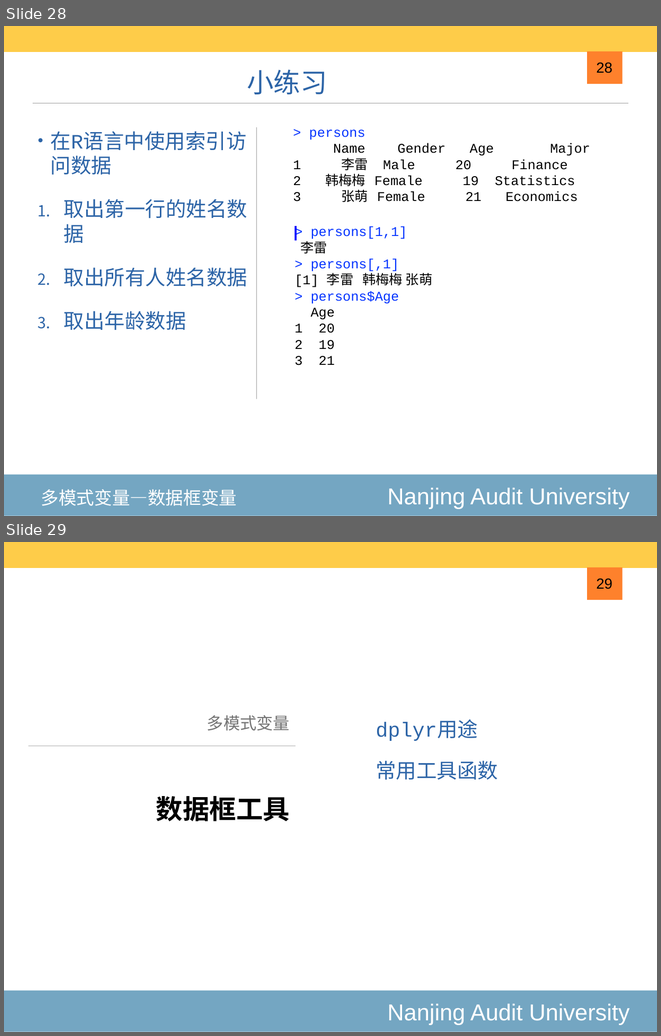
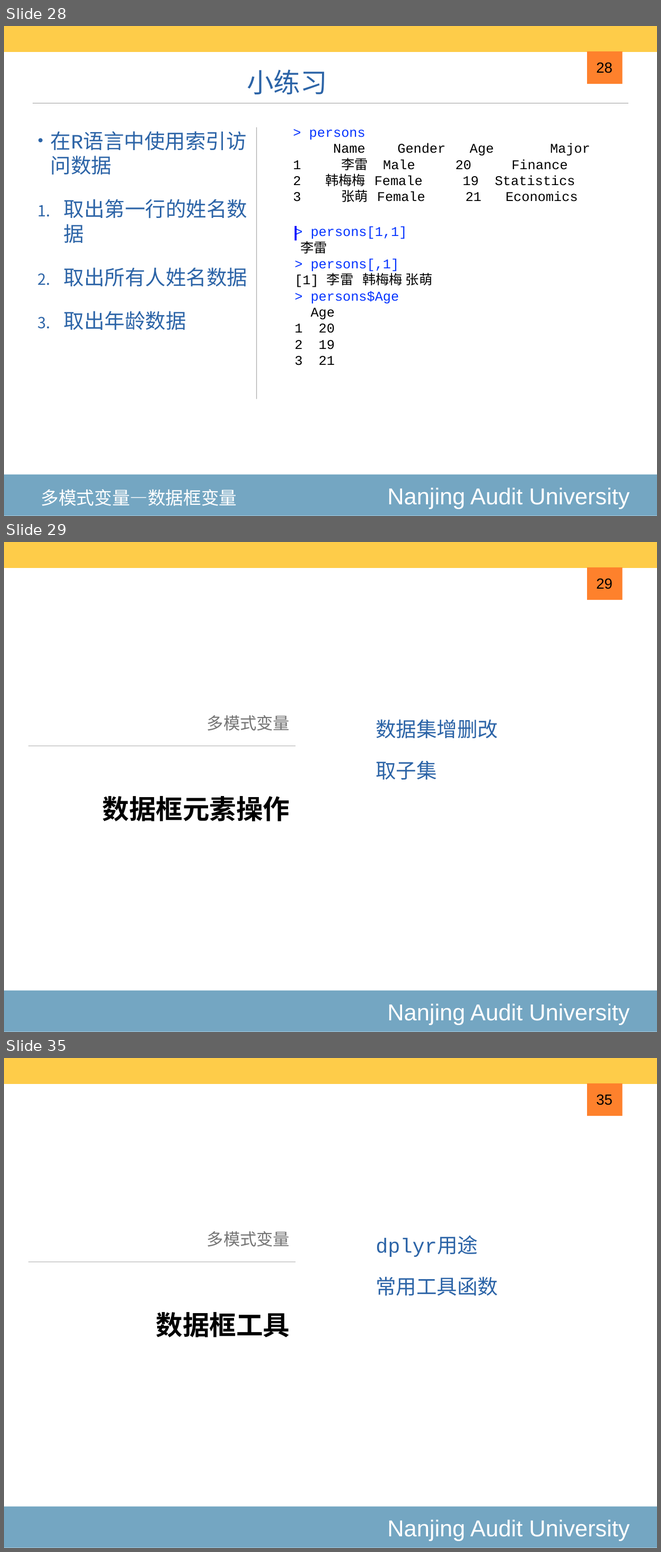
Before and after one commit to exoplanetX/DataAnalytics, a slide deck: 2020-3-高级数据结构.pptx. Shown one above the other, each under a label of ours: slides 28 and 29 before the commit, slides 28, 29 and 35 after it; the slides between them are not shown. The pictures are 661x1036 and 661x1552 pixels, drawn with LibreOffice and Linux fonts; fonts in the diff are those of the drawing. Boxes give left, top, right and bottom in pixels: in the first picture for what was removed or moved away, otherwise in the second. Text is boxed around its words. In the diff, an @@ line names an element or a change of style, - is before the commit and + after.

```diff
--- a/2020-3-高级数据结构.pptx
+++ b/2020-3-高级数据结构.pptx
@@ slide 29 added at <box>4,542,657,1032</box>, background #FFFFFF; not listed: 4 template elements that a slide beside it also shows @@
@@ page number added at <box>596,578,612,589</box>, 23 pt, text #000000 @@
+29
@@ text added at <box>207,715,290,731</box>, 26 pt, text #747474 @@
+多模式变量
@@ text added at <box>376,719,498,738</box>, 32 pt, text #2C64A7 @@
+数据集增删改
@@ text added at <box>376,760,437,779</box>, 32 pt, text #2C64A7 @@
+取子集
@@ title added at <box>103,796,290,821</box>, 42 pt, text #000000, bold @@
+数据框元素操作
@@ what was slide 29 is now slide 35 @@
@@ page number at <box>596,1094,612,1105</box>: text changed @@
-29
+35
```
Also in this commit, not shown: 5 other slides added.
